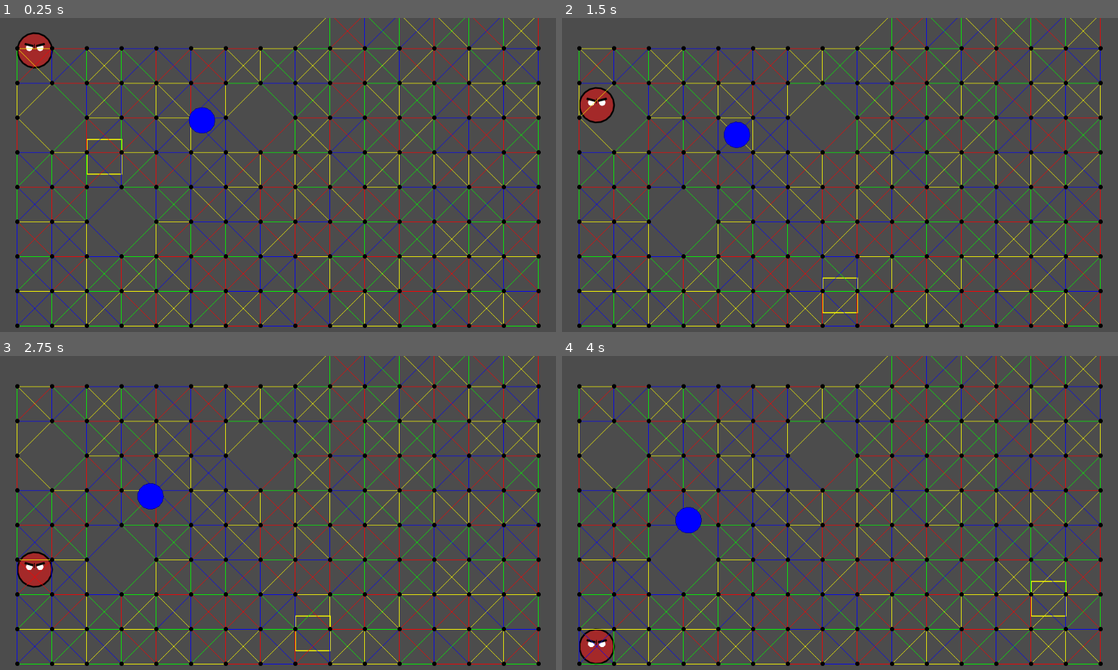
Above: before the commit, frames 1-4 (two rows, left to right).
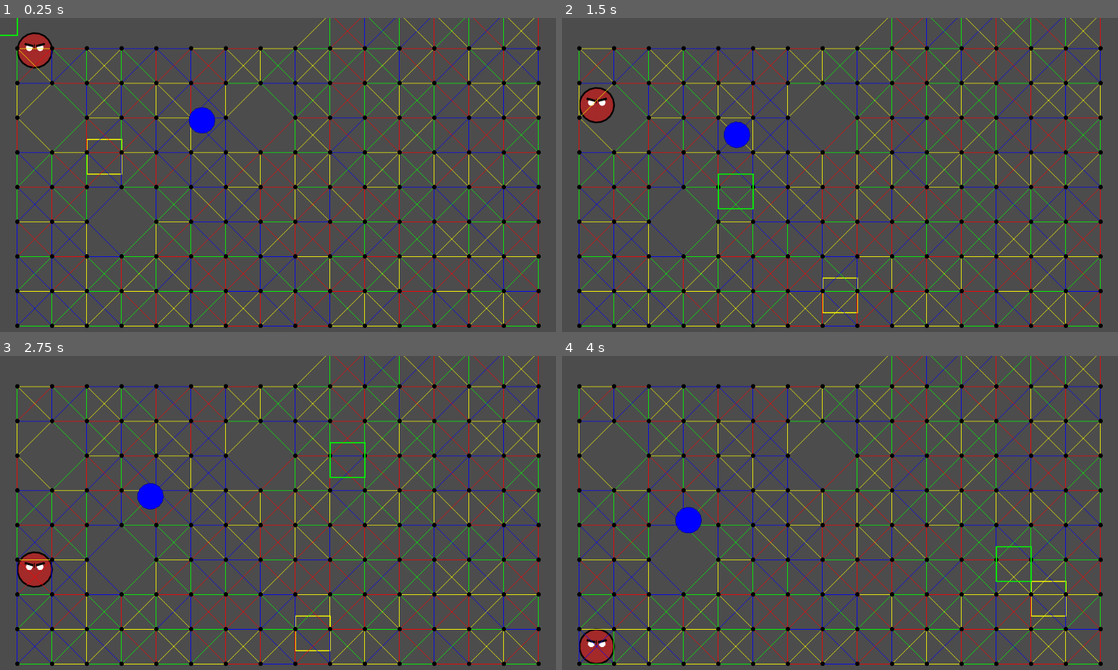
Above: after the commit, the same moments.

Repository: rmvermeulen/tower-climber-defender-m-up
Game: Godot game, scene res://CombinedScene.tscn
Two runs of this game, one before a commit and one after it. Both use one fixed random seed, a clock stepped at 60 frames per second and the inputs below.
Inputs (mouse positions are in pixels of both pictures, inside the frame that each line leads up to):
- Up to frame 1 (0.25 s): no input
- Up to frame 2 (1.5 s): move the mouse to (962, 165) at 0.52 s; hold Right (right) from 0.53 s (still down); tap Space (jump) at 0.77 s; move the mouse to (728, 196) at 1.27 s
- Up to frame 3 (2.75 s): tap Space (jump) at 1.52 s; move the mouse to (333, 447) at 2.02 s; release Right (right) at 2.03 s; hold Left (left) from 2.03 s (still down)
- Up to frame 4 (4 s): move the mouse to (812, 582) at 2.77 s; release Left (left) at 2.78 s; hold Right (right) from 2.78 s (still down); tap Space (jump) at 3.02, 3.77 s; move the mouse to (1006, 566) at 3.52 s

The runs differ from the first frame. In frame 1, less than 0.1% of the frame differs, in the area x 0-4%, y 0-6%; in frame 2, 0.1%; in frame 3, less than 0.1%; in frame 4, 0.1%, in the area x 78-85%, y 60-73%.

Commit message:
TowerDefense: add mouse cursor graphic

Diff:
--- /dev/null
+++ b/tower-defense/Cursor.gd
@@ -0,0 +1,11 @@
+extends Node2D
+
+
+func _process(_delta: float) -> void:
+	position = get_global_mouse_position()
+	update()
+
+
+func _draw():
+	var pos := to_local(position.snapped(Vector2(64, 64)) - Vector2(32, 32))
+	draw_rect(Rect2(pos, Vector2(64, 64)), Color.green, false, 2.0)
--- a/tower-defense/TowerDefense.tscn
+++ b/tower-defense/TowerDefense.tscn
@@ -1,10 +1,11 @@
-[gd_scene load_steps=7 format=2]
+[gd_scene load_steps=8 format=2]
 
 [ext_resource path="res://tower-defense/AdaptiveAstar.gd" type="Script" id=1]
 [ext_resource path="res://tower-defense/TowerDefense.gd" type="Script" id=2]
 [ext_resource path="res://tower-defense/enemies/SpawnBlock.tscn" type="PackedScene" id=3]
 [ext_resource path="res://tower-defense/enemies/Attacker.tscn" type="PackedScene" id=4]
 [ext_resource path="res://tower-defense/BasicTower.tscn" type="PackedScene" id=5]
+[ext_resource path="res://tower-defense/Cursor.gd" type="Script" id=6]
 
 [sub_resource type="RectangleShape2D" id=1]
 extents = Vector2( 512, 512 )
@@ -34,3 +35,6 @@
 
 [node name="BasicTower2" parent="." instance=ExtResource( 5 )]
 position = Vector2( 256, 384 )
+
+[node name="Cursor" type="Node2D" parent="."]
+script = ExtResource( 6 )
